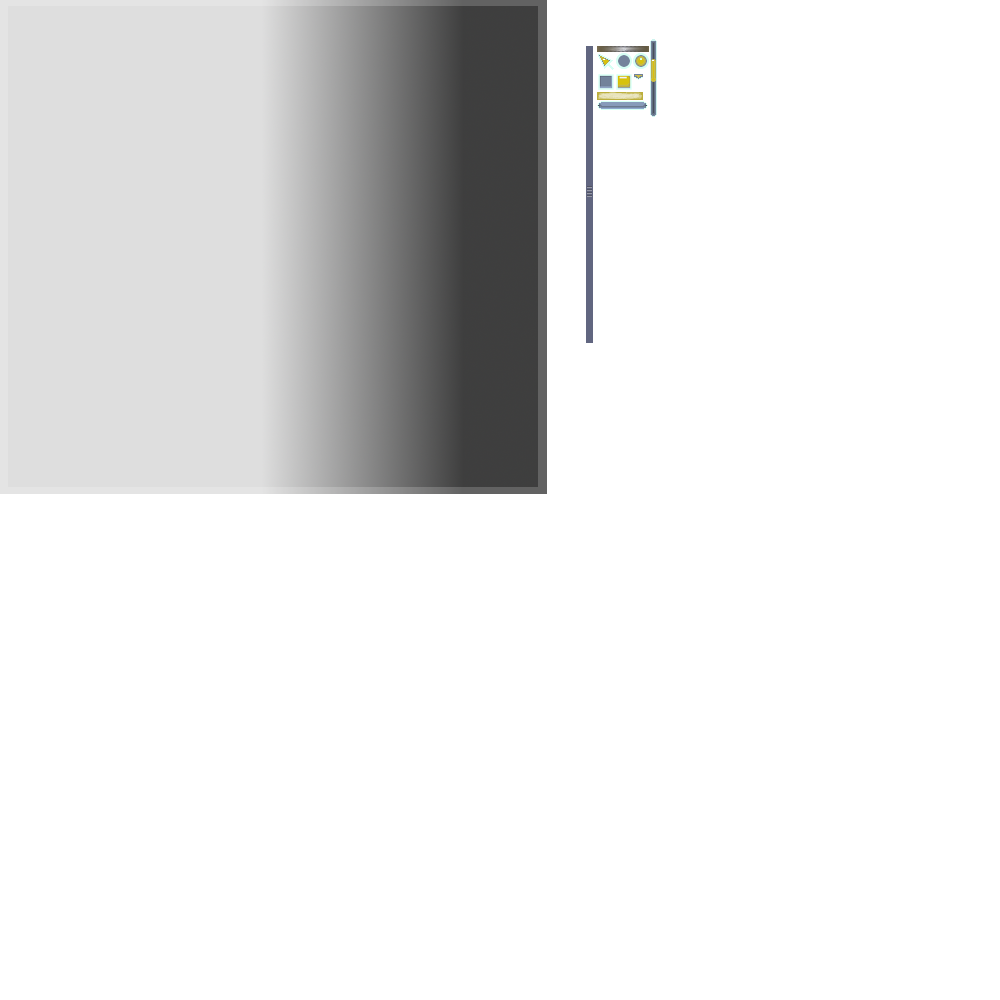
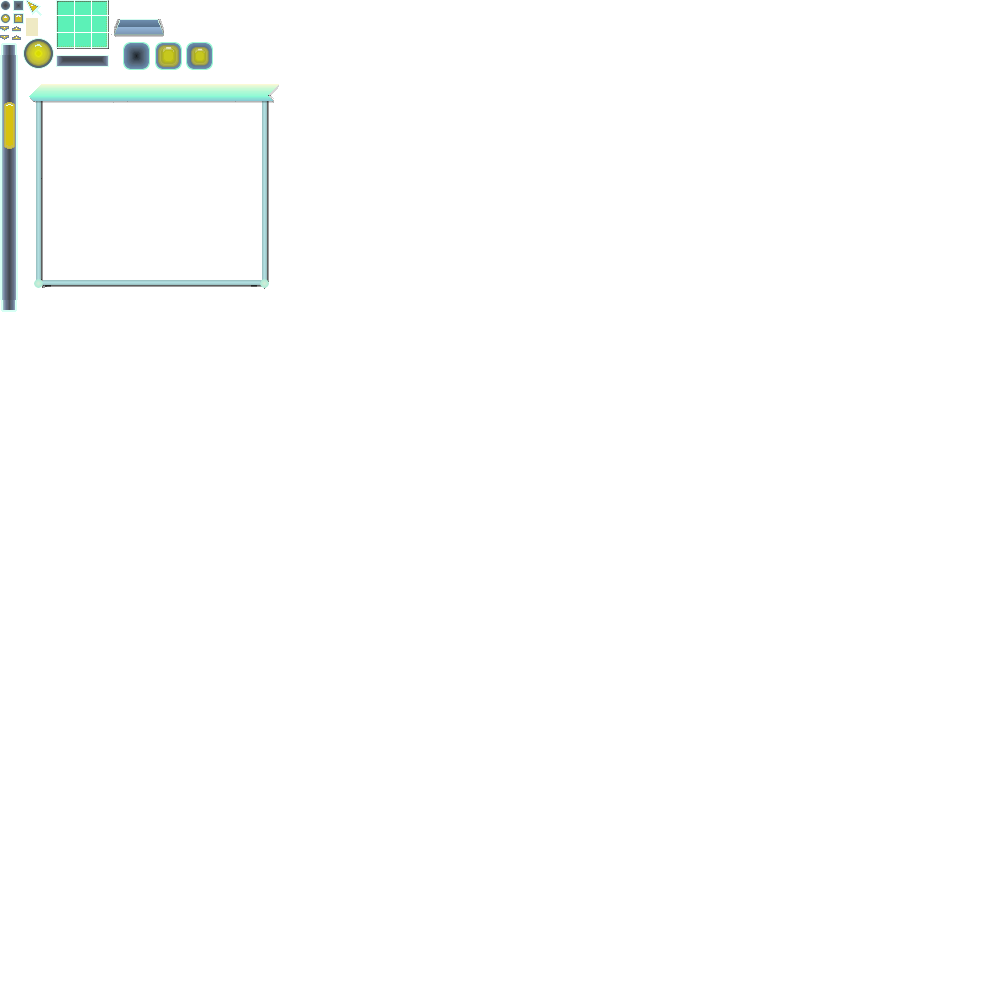
Layered file, before and after one edit (1000 x 1000). Changes by layer:
removed layer "WindowColour" (was screen) over left=0, top=0, right=547, bottom=494
painted on "Highlights" over left=26, top=18, right=643, bottom=100
added layer "Top-Layer" above "BG-Layer" over left=1, top=0, right=209, bottom=149
renamed "WindowColour #1" to "BG-Layer", painted on it over left=0, top=1, right=657, bottom=310
removed layer "Window" over left=0, top=0, right=649, bottom=494
added layer "Frame-Layer" above "Frame_3" over left=0, top=0, right=598, bottom=312
added layer "Frame_3" above "Shadow_1" over left=34, top=279, right=269, bottom=288
added layer "Shadow_1" above "F2_S2" over left=30, top=19, right=279, bottom=103
added layer "F2_S2" above "Frame_2" over left=36, top=88, right=269, bottom=289
